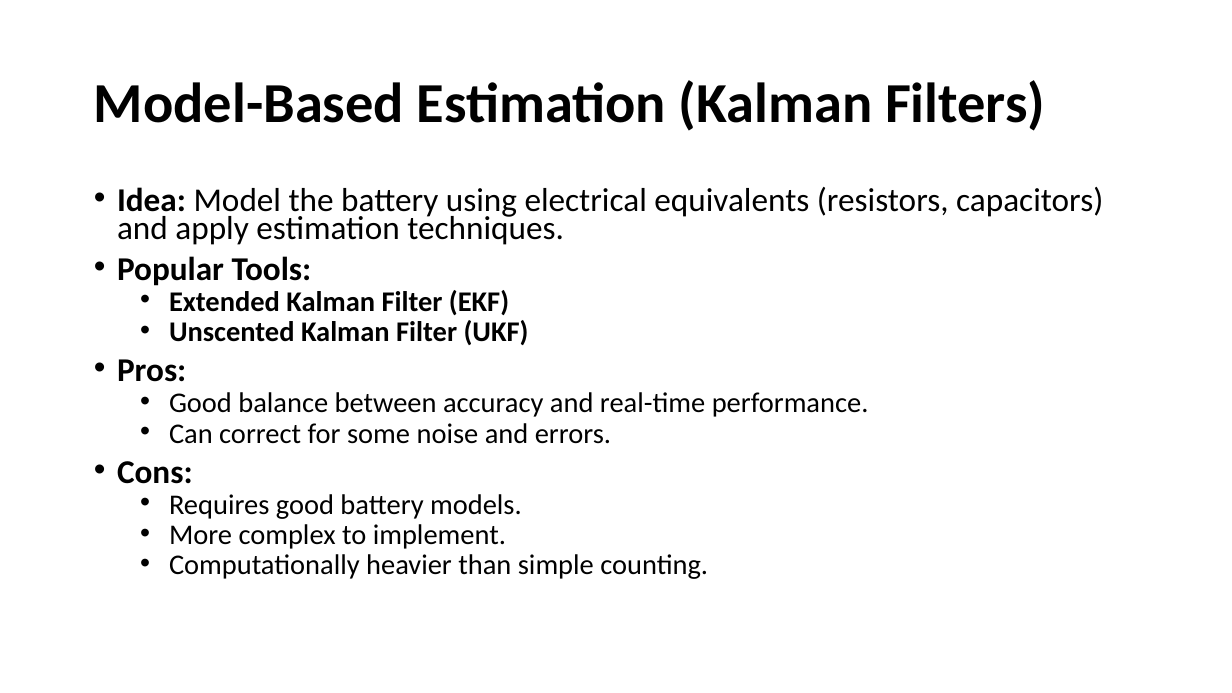
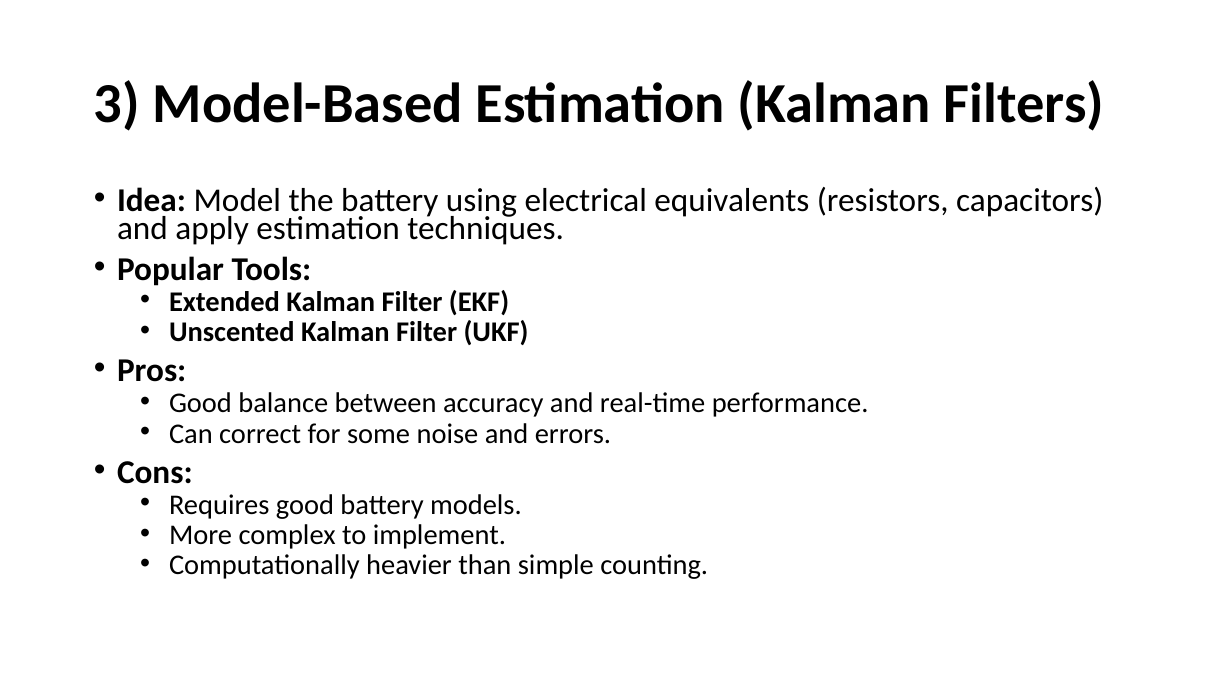
Before and after one commit to DrHammerhead/SoC-estimation, a slide deck: slide 12 of SoC Estimation.pptx (slide 11 before the commit). Drawn at 1232x693 pixels with LibreOffice and Linux fonts; fonts in the diff are those of the drawing. Boxes give left, top, right and bottom in pixels: in the first picture for what was removed or moved away, otherwise in the second. Text is boxed around its words. In the diff, an @@ line names an element or a change of style, - is before the commit and + after.

```diff
--- a/SoC Estimation.pptx
+++ b/SoC Estimation.pptx
@@ title at (x1=94, y1=80, x2=1104, y2=131): text changed @@
-Model-Based Estimation (Kalman Filters)
+3) Model-Based Estimation (Kalman Filters)
```
Also in this commit, not shown: 7 other slides changed, 30 slides added.
